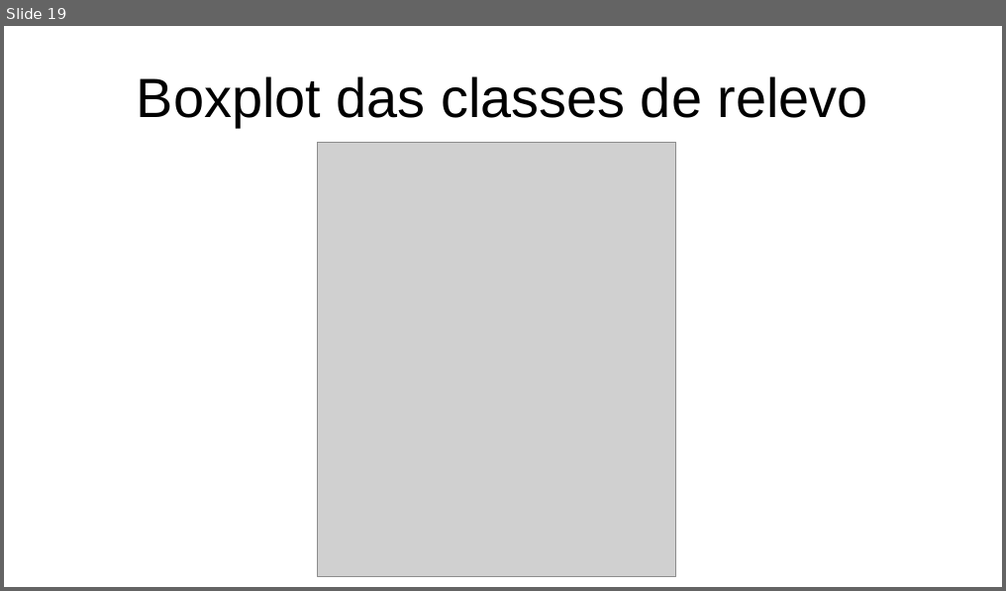
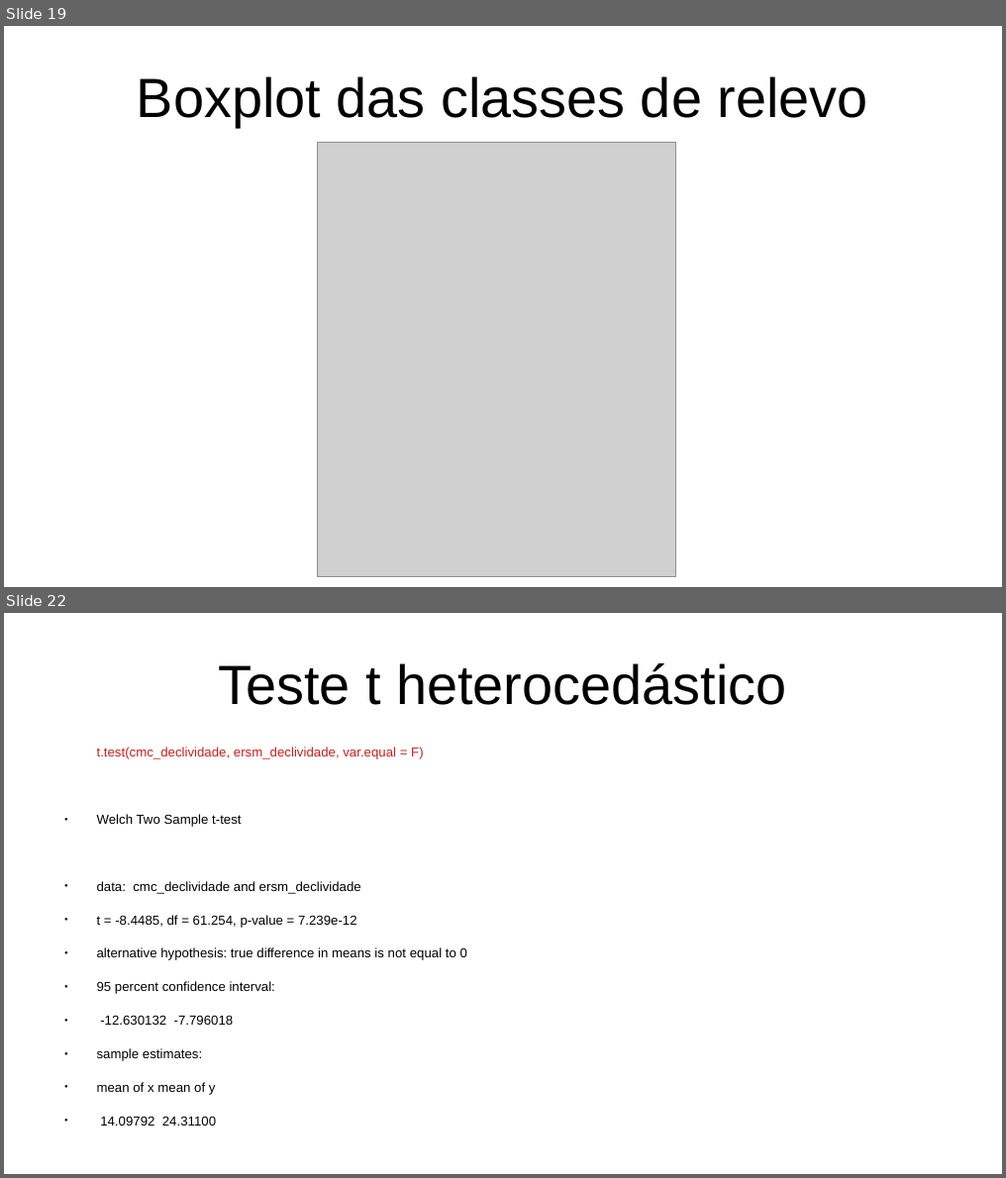
Before and after one commit to pjfernandes/curso_r, a slide deck: aula_3/apresentacao_aula_2.odp. Shown one above the other, each under a label of ours: slide 19 before the commit, slides 19 and 22 after it; the slides between them are not shown. The pictures are 1006x591 and 1006x1178 pixels, drawn with LibreOffice and Linux fonts; fonts in the diff are those of the drawing; grey boxes stand for pictures. Boxes give left, top, right and bottom in pixels: in the first picture for what was removed or moved away, otherwise in the second. Text is boxed around its words. In the diff, an @@ line names an element or a change of style, - is before the commit and + after.

```diff
--- a/aula_3/apresentacao_aula_2.odp
+++ b/aula_3/apresentacao_aula_2.odp
@@ slide 22 added at bbox=[4, 613, 1002, 1174], background #FFFFFF @@
@@ title added at bbox=[218, 663, 786, 705], 44 pt, text #000000 @@
+Teste t heterocedástico
@@ text added at bbox=[97, 747, 467, 1126], 10.4 pt, text #000000 @@
+t.test(cmc_declividade, ersm_declividade, var.equal = F)
+● Welch Two Sample t-test
+● data: cmc_declividade and ersm_declividade
+● t = -8.4485, df = 61.254, p-value = 7.239e-12
+● alternative hypothesis: true difference in means is not equal to 0
+● 95 percent confidence interval:
+● -12.630132 -7.796018
+● sample estimates:
+● mean of x mean of y
+● 14.09792 24.31100
```
Also in this commit, not shown: 4 other slides added, 2 other files.
